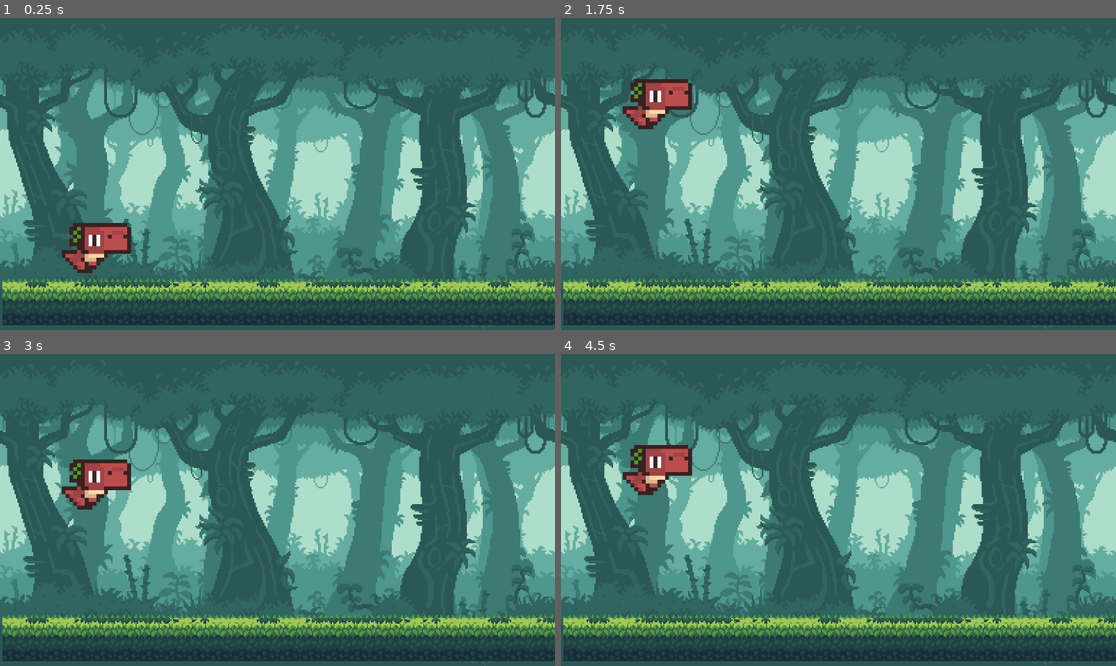
Above: before the commit, frames 1-4 (two rows, left to right).
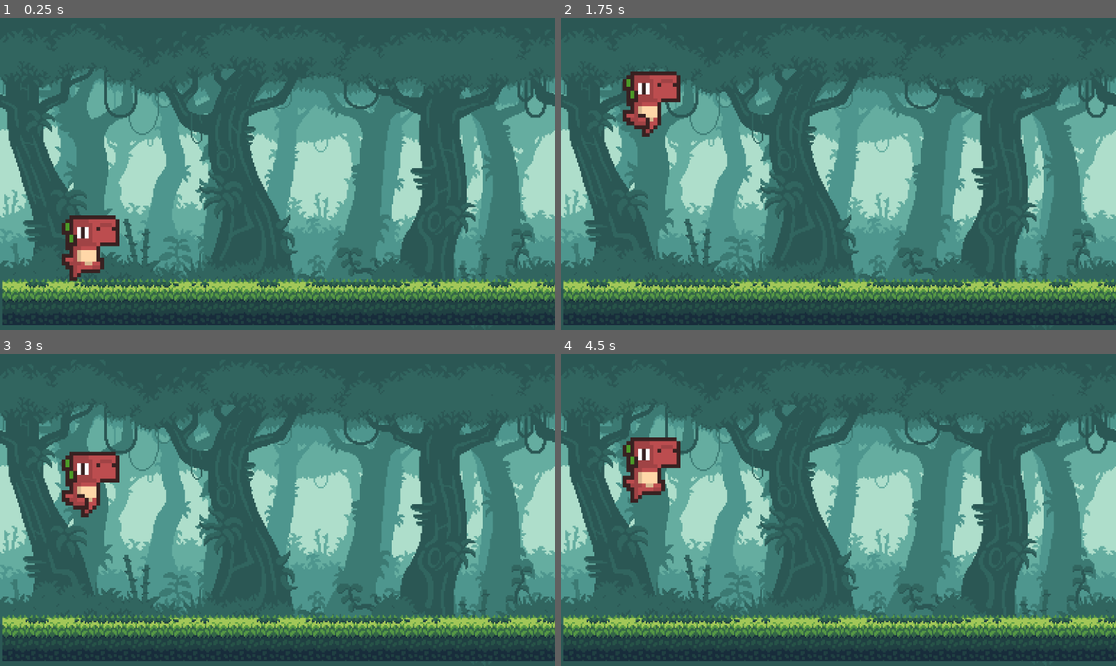
Above: after the commit, the same moments.

Repository: lerish830-arch/natikfem
Game: Godot game, scene res://scenes/main.tscn
Same seed, same stepped clock (60 frames per second), same inputs: the game is played once before the commit and once after it.
Inputs (mouse positions are in pixels of both pictures, inside the frame that each line leads up to):
- Up to frame 1 (0.25 s): no input
- Up to frame 2 (1.75 s): tap Enter (ui_accept) at 0.5, 0.6, 0.77, 1.07, 1.52, 1.55 s; move the mouse to (960, 158) at 0.52 s; hold Right from 0.53 s (still down); click (960, 158) at 0.67 s; move the mouse to (727, 189) at 1.27 s; tap Alt at 1.35 s
- Up to frame 3 (3 s): tap Enter (ui_accept) at 1.82, 2.3, 2.85 s; move the mouse to (333, 441) at 2.02 s; release Right at 2.03 s; hold Left 2.03-2.78 s; tap Shift at 2.1 s; move the mouse to (249, 572) at 2.77 s; hold Right from 2.78 s (still down); click (249, 572) at 2.92 s
- Up to frame 4 (4.5 s): tap Enter (ui_accept) at 3.02, 3.32, 3.77, 3.8, 4.07 s; move the mouse to (1005, 556) at 3.52 s; tap Alt at 3.6 s; move the mouse to (672, 463) at 4.27 s; release Right at 4.28 s; hold Left from 4.28 s (still down); tap Shift at 4.35 s

The runs differ from the first frame. In frame 1, 1.6% of the frame differs, in the area x 11-24%, y 63-85%; in frame 2, 1.5%; in frame 3, 1.5%; in frame 4, 1.6%, in the area x 11-24%, y 26-48%.
Error after the commit: Invalid access to property or key 'position' on a base object of type 'null instance'. (res://scenes/main.gd:20)

Commit message:
fixing bugs
my run screen dissapered and im trying to get it back while trying to add movement in the game to my charecter

Diff:
--- /dev/null
+++ b/scenes/area_2d.tscn
@@ -0,0 +1,15 @@
+[gd_scene format=3 uid="uid://bnhh8cpyy7sk5"]
+
+[ext_resource type="Texture2D" uid="uid://cwrmuahua87u0" path="res://assets/assets/img/obstacles/rock.png" id="1_svk5y"]
+
+[node name="Area2D" type="Area2D" unique_id=112688618]
+
+[node name="Sprite2D" type="Sprite2D" parent="." unique_id=1061473968]
+texture_filter = 1
+position = Vector2(0, 2.499999)
+scale = Vector2(3, 2.8333335)
+texture = ExtResource("1_svk5y")
+
+[node name="CollisionPolygon2D" type="CollisionPolygon2D" parent="." unique_id=356118140]
+scale = Vector2(3, 3)
+polygon = PackedVector2Array(-18.666668, -13.333334, -24, -10.666667, -24, -10.666667, -26.666668, -5.3333335, -28.5, 15, 28.5, 15, 26.666668, 8, 18.666668, 5.3333335, 16, 2.6666667, 10.666667, -5.3333335, 8, -5.3333335, 0, -10.666667, 2.6666667, -8, -2.6666667, -10.666667, -5.3333335, -13.333334)
--- /dev/null
+++ b/scenes/barrels.tscn
@@ -0,0 +1,14 @@
+[gd_scene format=3 uid="uid://4pa0qpevtcex"]
+
+[ext_resource type="Texture2D" uid="uid://dxtvp5s33y8y1" path="res://assets/assets/img/obstacles/barrel.png" id="1_lb7ve"]
+
+[node name="barrels" type="Area2D" unique_id=963049646]
+
+[node name="Sprite2D" type="Sprite2D" parent="." unique_id=1621799836]
+texture_filter = 1
+scale = Vector2(4, 4)
+texture = ExtResource("1_lb7ve")
+
+[node name="CollisionPolygon2D" type="CollisionPolygon2D" parent="." unique_id=1264835055]
+scale = Vector2(4, 4)
+polygon = PackedVector2Array(-13.5, -13, -13.5, 13, 13.5, 13, 13.5, -13)
--- /dev/null
+++ b/scenes/bird.tscn
@@ -0,0 +1,62 @@
+[gd_scene format=3 uid="uid://ci536ey3uamrq"]
+
+[ext_resource type="Texture2D" uid="uid://daona6xuao4r0" path="res://assets/assets/img/obstacles/Bird.png" id="1_kqhkv"]
+
+[sub_resource type="AtlasTexture" id="AtlasTexture_3po83"]
+atlas = ExtResource("1_kqhkv")
+region = Rect2(0, 0, 32, 32)
+
+[sub_resource type="AtlasTexture" id="AtlasTexture_hq4t0"]
+atlas = ExtResource("1_kqhkv")
+region = Rect2(32, 0, 32, 32)
+
+[sub_resource type="AtlasTexture" id="AtlasTexture_twsrt"]
+atlas = ExtResource("1_kqhkv")
+region = Rect2(64, 0, 32, 32)
+
+[sub_resource type="AtlasTexture" id="AtlasTexture_b7mtg"]
+atlas = ExtResource("1_kqhkv")
+region = Rect2(96, 0, 32, 32)
+
+[sub_resource type="SpriteFrames" id="SpriteFrames_bdh3x"]
+animations = [{
+"frames": [{
+"duration": 1.0,
+"texture": SubResource("AtlasTexture_3po83")
+}, {
+"duration": 1.0,
+"texture": SubResource("AtlasTexture_hq4t0")
+}, {
+"duration": 1.0,
+"texture": SubResource("AtlasTexture_twsrt")
+}, {
+"duration": 1.0,
+"texture": SubResource("AtlasTexture_b7mtg")
+}],
+"loop": true,
+"name": &"flying",
+"speed": 10.0
+}]
+
+[sub_resource type="RectangleShape2D" id="RectangleShape2D_jggmu"]
+size = Vector2(10, 10.666667)
+
+[sub_resource type="CapsuleShape2D" id="CapsuleShape2D_hrcfq"]
+radius = 8.0
+height = 32.0
+
+[node name="bird" type="Area2D" unique_id=1388843272]
+
+[node name="AnimatedSprite2D" type="AnimatedSprite2D" parent="." unique_id=1199256961]
+sprite_frames = SubResource("SpriteFrames_bdh3x")
+animation = &"flying"
+
+[node name="CollisionShape2D" type="CollisionShape2D" parent="." unique_id=408284660]
+position = Vector2(-7.5, 2.3841858e-07)
+scale = Vector2(1.5, 1.5)
+shape = SubResource("RectangleShape2D_jggmu")
+
+[node name="CollisionShape2D2" type="CollisionShape2D" parent="." unique_id=2072825498]
+position = Vector2(7.9999995, 0)
+scale = Vector2(0.7, 0.7)
+shape = SubResource("CapsuleShape2D_hrcfq")
--- a/scenes/dino.gd
+++ b/scenes/dino.gd
@@ -3,11 +3,25 @@
 const GRAVITY : int = 4200
 const JUMP_SPEED : int = -1800
 
-# Called every frame. 'delta' is the elapsed time since the previous frame.
 func _physics_process(delta):
+
 	velocity.y += GRAVITY * delta
+
 	if is_on_floor():
+		$RunCol.disabled = false
+
 		if Input.is_action_just_pressed("ui_accept"):
 			velocity.y = JUMP_SPEED
-			#$JumpSound.play()
+			#$jumpSound.play()
+
+		elif Input.is_action_pressed("ui_down"):
+			$AnimatedSprite2D.play("Duck")
+			$RunCol.disabled = true
+
+		else:
+			$AnimatedSprite2D.play("Run")
+
+	else:
+		$AnimatedSprite2D.play("Jump")
+
 	move_and_slide()
--- /dev/null
+++ b/scenes/main.gd
@@ -0,0 +1,21 @@
+extends Node
+ #game variables
+const DINO_START_POS := Vector2i(150, 485)
+const CAM_START_POS := Vector2i(576, 324)
+
+var speed : float
+const START_SPEED : float = 10.0
+const MAX_SPEED : int = 25
+func _ready() -> void:
+	pass
+func new_game():
+	$Dino.position = DINO_START_POS
+	$Dino.velocity = Vector2i(0, 0)
+	$Camera2D.position= CAM_START_POS
+	$ground.position = Vector2i(0, 0)
+
+
+func _process(delta: float) -> void:
+	speed = START_SPEED
+	$dino.position.x += speed
+	$Camera2D.position.x += speed
--- a/scenes/main.tscn
+++ b/scenes/main.tscn
@@ -1,10 +1,12 @@
 [gd_scene format=3 uid="uid://djxq1hs7ebbjd"]
 
+[ext_resource type="Script" uid="uid://dyq6jrtm13yth" path="res://scenes/main.gd" id="1_jyhfs"]
 [ext_resource type="PackedScene" uid="uid://diu7rxt6lfa6q" path="res://scenes/parallax_background.tscn" id="1_sugp2"]
 [ext_resource type="PackedScene" uid="uid://tqspfgooxsmu" path="res://scenes/ground.tscn" id="2_jyhfs"]
 [ext_resource type="PackedScene" uid="uid://cng8bnjmecpyn" path="res://scenes/dino.tscn" id="3_tbgi4"]
 
 [node name="main" type="Node" unique_id=1358619478]
+script = ExtResource("1_jyhfs")
 
 [node name="ParallaxBackground" parent="." unique_id=1071232072 instance=ExtResource("1_sugp2")]
 
--- /dev/null
+++ b/scenes/stump.tscn
@@ -0,0 +1,16 @@
+[gd_scene format=3 uid="uid://bnnf4d3elqmsc"]
+
+[ext_resource type="Texture2D" uid="uid://uuyvxyk24w1x" path="res://assets/assets/img/obstacles/stump.png" id="1_c6xkf"]
+
+[node name="stump" type="Area2D" unique_id=1647665387]
+
+[node name="Sprite2D" type="Sprite2D" parent="." unique_id=861460004]
+texture_filter = 1
+position = Vector2(0, -8)
+scale = Vector2(4, 4)
+texture = ExtResource("1_c6xkf")
+
+[node name="CollisionPolygon2D" type="CollisionPolygon2D" parent="." unique_id=612279329]
+position = Vector2(0, -8)
+scale = Vector2(4, 4)
+polygon = PackedVector2Array(12, -16, 6, -12, -2, -4, -8, -8, -12, -10, -12, 0, -16, 6, -22, 14, 22, 14, 16, 2, 14, -4)
Not shown, added: scenes/main.gd.uid
